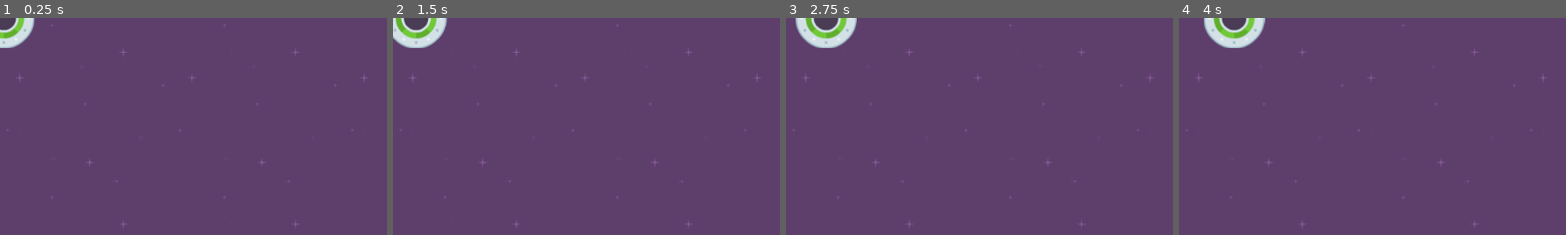
Above: before the commit, frames 1-4 (left to right).
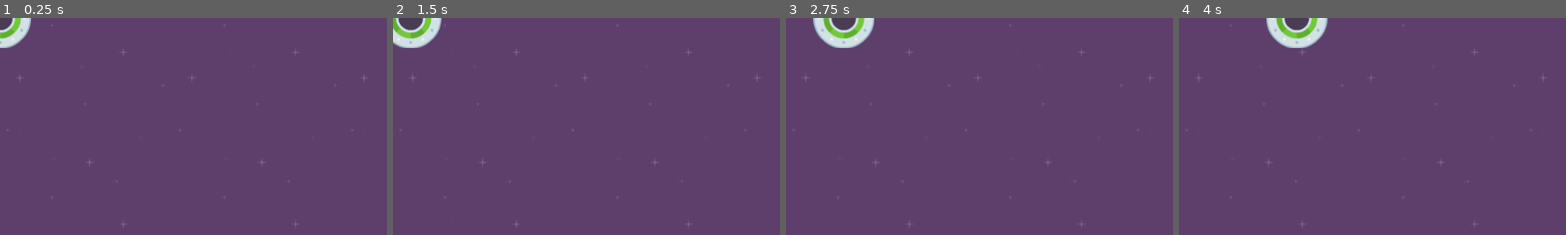
Above: after the commit, the same moments.

Repository: QBERT18/speedysaucer
Game: Godot game, scene res://level_1.tscn
The game is run twice, just before and just after one commit, with the same random seed, the same clock (stepped at 60 frames per second) and the same inputs.
Inputs:
- Up to frame 1 (0.25 s): no input
- Up to frame 2 (1.5 s): no input
- Up to frame 3 (2.75 s): no input
- Up to frame 4 (4 s): no input
The pictures show only the part of the screen within x 0-50%, y 0-50%; the shares and areas given below are measured in that part.

The runs differ from the first frame. In frame 1, 0.5% of the frame differs, in the area x 0-10%, y 0-14%; in frame 2, 1.1%; in frame 3, 2.2%; in frame 4, 3.1%, in the area x 6-39%, y 0-14%.

Commit message:
Processing & apply_force( )

Diff:
--- a/player.gd
+++ b/player.gd
@@ -2,8 +2,11 @@
 
 # Called when the node enters the scene tree for the first time.
 func _ready():
-	apply_impulse(Vector2(25.0, 0.0))
-
+	pass
 # Called every frame. 'delta' is the elapsed time since the previous frame.
 func _process(delta):
+	# print("Frames per second: " + str(Engine.get_frames_per_second()))
 	pass
+
+func _physics_process(delta):
+	apply_force(Vector2(25.0, 0.0))
--- a/project.godot
+++ b/project.godot
@@ -14,3 +14,7 @@
 run/main_scene="res://level_1.tscn"
 config/features=PackedStringArray("4.3", "Forward Plus")
 config/icon="res://icon.svg"
+
+[display]
+
+window/vsync/vsync_mode=0
